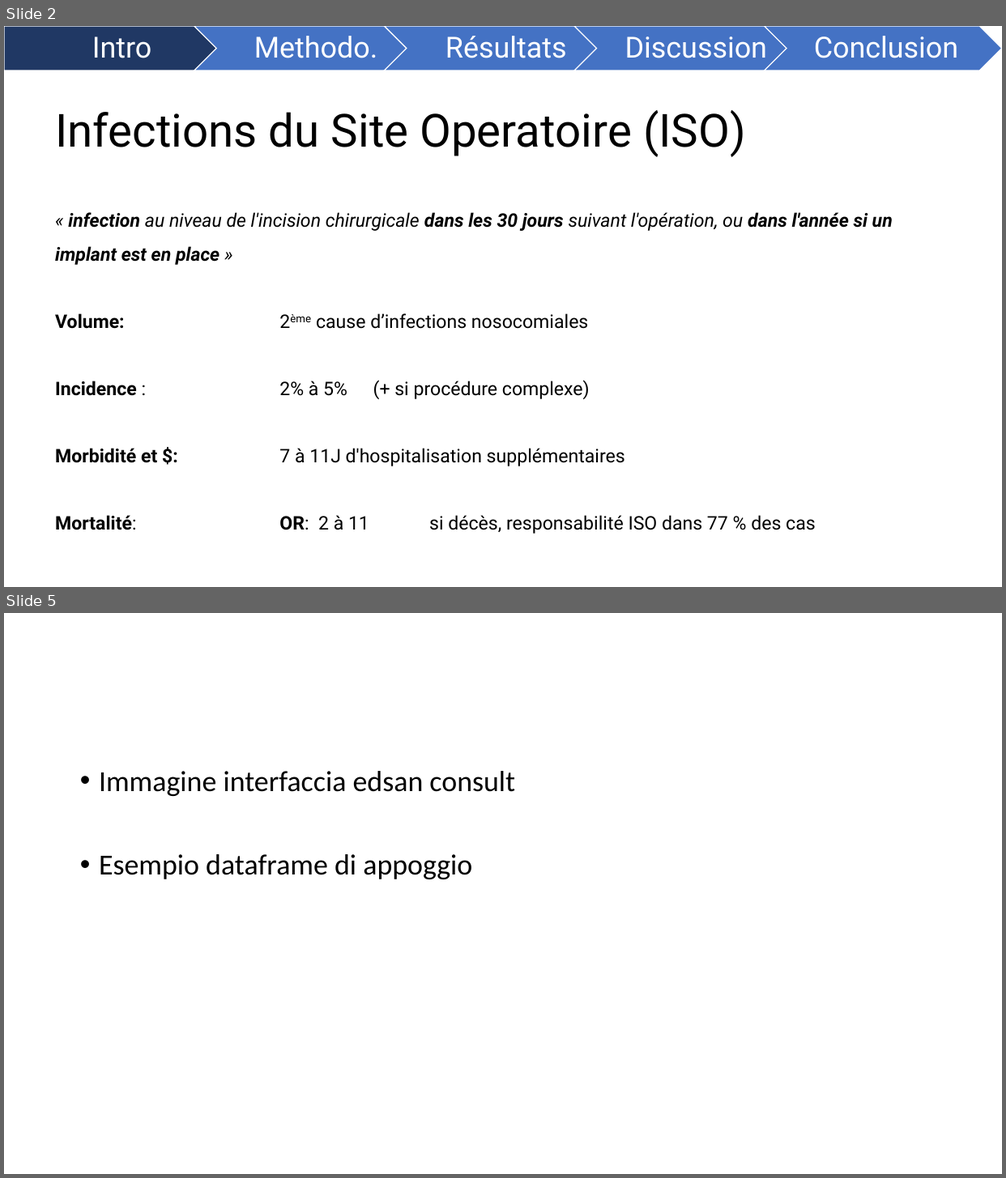
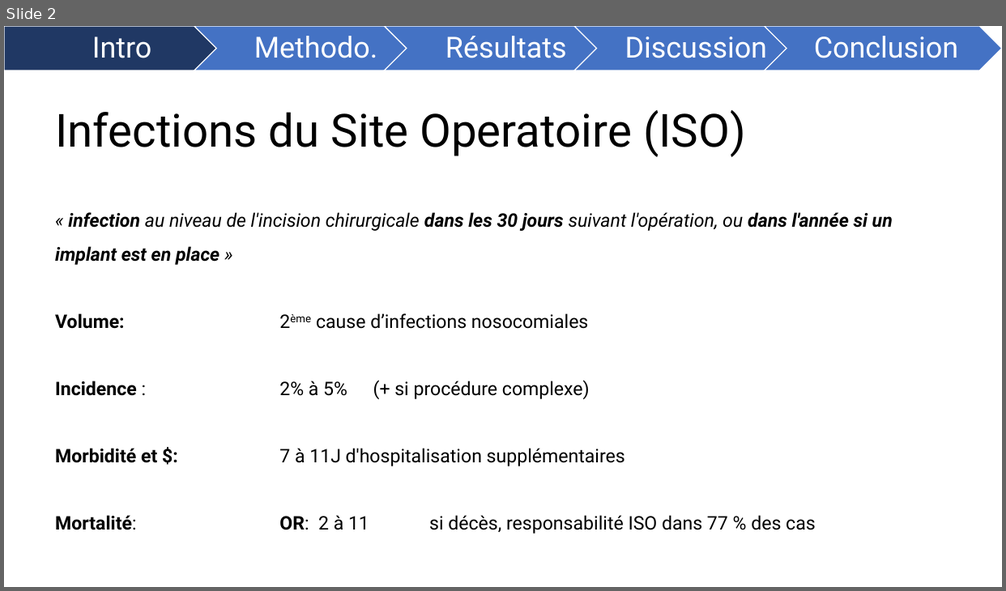
Before and after one commit to FrancescoMonti-source/theses_internes, a slide deck: memoire/reports/DÉTECTION SEMI-AUTOMATISÉE DES INFECTIONS POST-OPÉRATOIRES.pptx. Shown one above the other, each under a label of ours: slides 2 and 5 before the commit, slide 2 after it; the slides between them are not shown. The pictures are 1006x1178 and 1006x591 pixels, drawn with LibreOffice and Linux fonts; fonts in the diff are those of the drawing. Boxes give left, top, right and bottom in pixels: in the first picture for what was removed or moved away, otherwise in the second. Text is boxed around its words. In the diff, an @@ line names an element or a change of style, - is before the commit and + after.

```diff
--- a/memoire/reports/DÉTECTION SEMI-AUTOMATISÉE DES INFECTIONS POST-OPÉRATOIRES.pptx
+++ b/memoire/reports/DÉTECTION SEMI-AUTOMATISÉE DES INFECTIONS POST-OPÉRATOIRES.pptx
@@ slide 5 removed at (x1=4, y1=613, x2=1002, y2=1174), background #FFFFFF @@
@@ text removed at (x1=99, y1=771, x2=515, y2=879) @@
-• Immagine interfaccia edsan consult
-• Esempio dataframe di appoggio
```
Also in this commit, not shown: 8 slides changed, 1 slide added.
